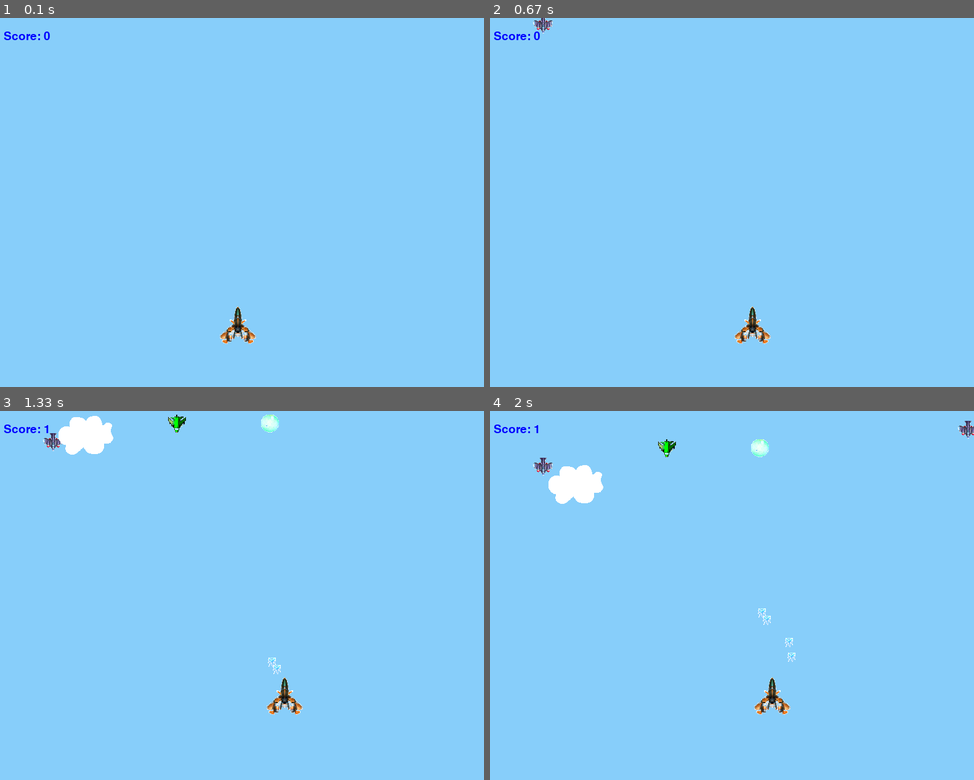
Above: before the commit, frames 1-4 (two rows, left to right).
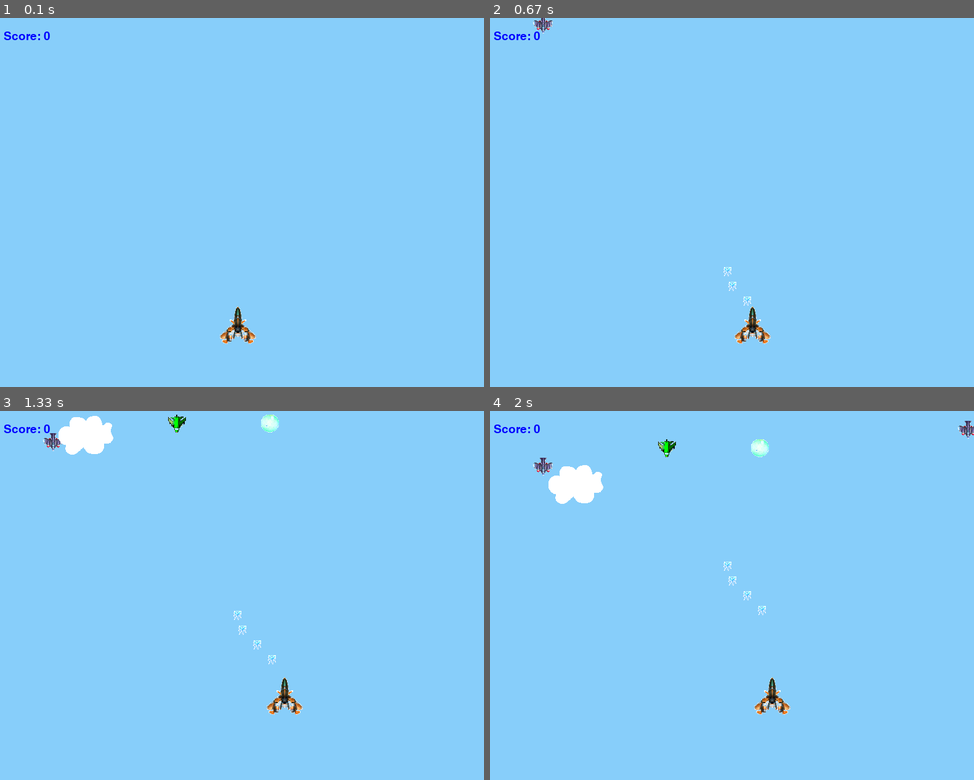
Above: after the commit, the same moments.

Repository: chauby/pygame_plane_war
Game: pygame game, started from playGame.py
Two runs of this game, one before a commit and one after it. Both use one fixed random seed, a clock stepped at 60 frames per second and the inputs below. The source is Python 2; it was converted automatically to run under Python 3.
Inputs:
- Up to frame 1 (0.1 s): no input
- Up to frame 2 (0.67 s): hold Right from 0.33 s (still down)
- Up to frame 3 (1.33 s): release Right at 0.8 s; hold Up 0.83-1.13 s; tap Space at 0.9, 1.23 s; hold Right from 1.17 s (still down)
- Up to frame 4 (2 s): tap Space at 1.53, 1.73 s; release Right at 1.63 s; hold Left from 1.67 s (still down)

Frame 1 is identical in both runs. In frame 2, less than 0.1% of the frame differs, in the area x 48-54%, y 67-78%; in frame 3, 0.2%; in frame 4, 0.2%, in the area x 9-64%, y 3-68%.

Commit message:
飞机修改为自动发射子弹，得分修改为击中敌机和吃到奖励,时间不再作为奖励

Diff:
--- a/playGame.py
+++ b/playGame.py
@@ -178,6 +178,8 @@
 pygame.time.set_timer(ADDCLOUD, 1000)
 ADDREWARD = pygame.USEREVENT + 3
 pygame.time.set_timer(ADDREWARD, 1000)
+ADDBULLET = pygame.USEREVENT + 4
+pygame.time.set_timer(ADDBULLET, 200)
 
 #创建plaer
 player = Player()
@@ -239,6 +241,12 @@
 			new_reward = RewardBlood()
 			rewardBloods.add(new_reward)
 			all_sprites.add(new_reward)
+                elif event.type == ADDBULLET:
+                        if (len(bullets) <= 3) and (game_over == False):
+                                new_bullet = Bullet(player.rect[0] + 32, player.rect[1])
+                                bullets.add(new_bullet)
+                                all_sprites.add(new_bullet)
+                                shoot_sound.play()
 
 	screen.blit(background, (0, 0))
 	clouds.update()
@@ -271,7 +279,8 @@
 	else:
 		current_time = datetime.now()
 
-	score_text = u"Score: %s" % ((current_time - start_time).seconds + player_get_bloods + player_hit_enemies)
+	#score_text = u"Score: %s" % ((current_time - start_time).seconds + player_get_bloods + player_hit_enemies)
+	score_text = u"Score: %s" % (player_get_bloods + player_hit_enemies)
 	show_text(screen, (20, 20), score_text, (0, 0, 255), False, font_size = 28)
 
 	#将两次flip之间的修改更新到整个屏幕
